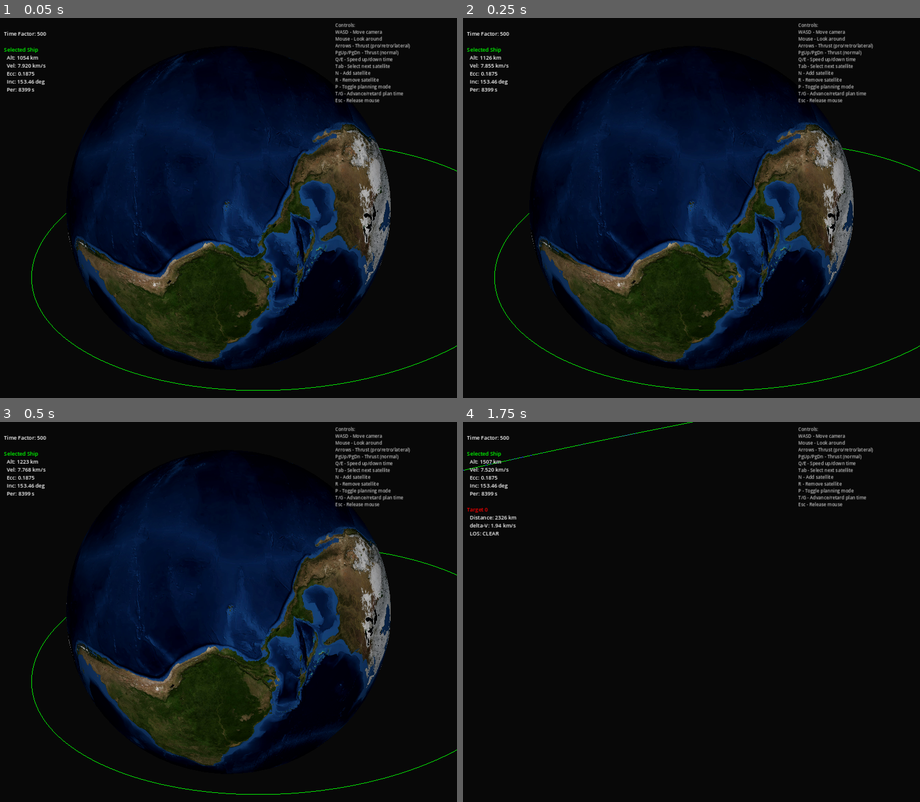
Above: before the commit, frames 1-4 (two rows, left to right).
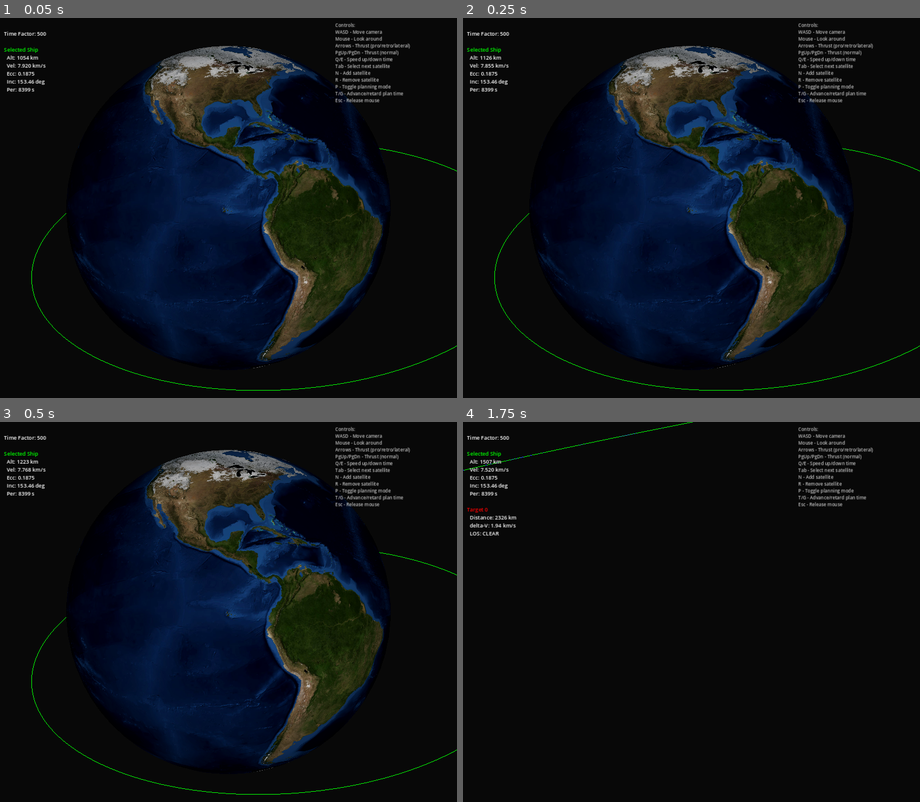
Above: after the commit, the same moments.

Repository: mellenburg/game
Game: Godot game, scene res://scenes/main.tscn
Two runs of this game, one before a commit and one after it. Both use one fixed random seed, a clock stepped at 60 frames per second and the inputs below.
Inputs (mouse positions are in pixels of both pictures, inside the frame that each line leads up to):
- Up to frame 1 (0.05 s): no input
- Up to frame 2 (0.25 s): no input
- Up to frame 3 (0.5 s): no input
- Up to frame 4 (1.75 s): tap Enter at 0.5 s; move the mouse to (714, 612) at 0.52 s; hold W (move_forward) from 0.53 s (still down); tap N (add_satellite) at 0.6 s; move the mouse to (668, 612) at 1.27 s; tap T (planning_advance) at 1.35 s

The runs differ from the first frame. In frame 1, 30% of the frame differs, in the area x 14-86%, y 7-93%; in frame 2, 30%; in frame 3, 30%; in frame 4, nothing differs.

Commit message:
Align Earth mesh poles with the world Z axis
Godot's SphereMesh primitive places its poles on local Y, but the world
is Z-up (the orbital-mechanics convention used everywhere else in the
project). Spinning the mesh about Z without first rotating the geometry
left the poles on the equator — the texture's arctic regions appeared
to orbit horizontally.

Fix: build the basis as daily_spin_about_Z * pole_align (where
pole_align is a one-time 90° rotation about X that maps local +Y to
world +Z). Apply once in _ready() so the planet is correctly oriented
even before the first physics tick.

Diff:
--- a/godot/scripts/earth.gd
+++ b/godot/scripts/earth.gd
@@ -18,6 +18,12 @@
 var earth_phase: float = 0.0
 var rotation_rate: float
 
+# SphereMesh's poles sit on local Y, but the world is Z-up (the
+# orbital-mechanics convention used throughout the project). This basis
+# rotates the mesh once so its north pole points at +Z; daily rotation is
+# then composed on top of it.
+const POLE_ALIGN := Basis(Vector3(1.0, 0.0, 0.0), PI / 2.0)
+
 
 func _ready() -> void:
 	rotation_rate = TAU / SIDEREAL_DAY_SECONDS
@@ -29,6 +35,7 @@
 	sphere.rings = 32
 	mesh = sphere
 
+	transform.basis = POLE_ALIGN
 	_setup_material()
 
 
@@ -69,4 +76,7 @@
 
 func advance_phase(sim_delta: float) -> void:
 	earth_phase = fposmod(earth_phase + rotation_rate * sim_delta, TAU)
-	rotation.z = earth_phase  # Z-up world: spin about Z
+	# Daily spin about world Z, applied on top of the pole-alignment basis.
+	# Counterclockwise viewed from +Z, matching Earth's actual rotation.
+	var daily := Basis(Vector3(0.0, 0.0, 1.0), earth_phase)
+	transform.basis = daily * POLE_ALIGN
